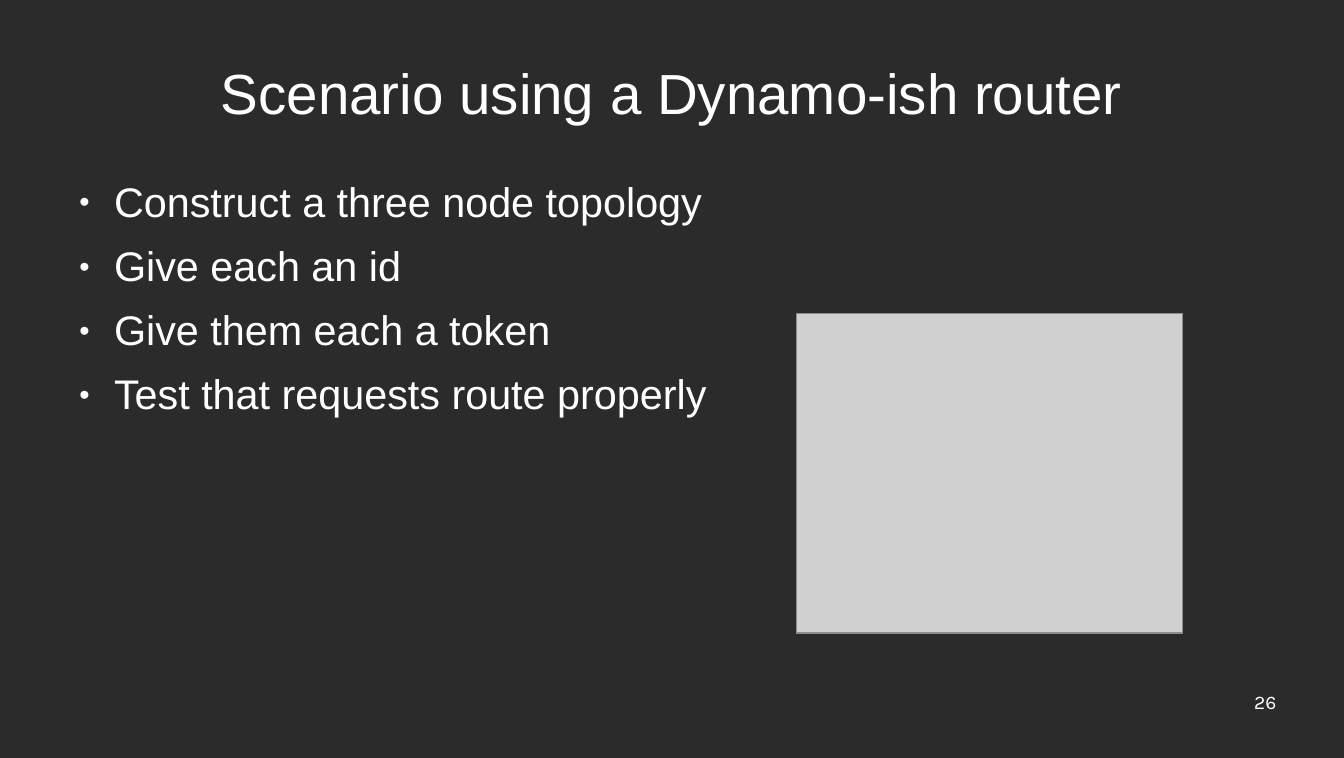
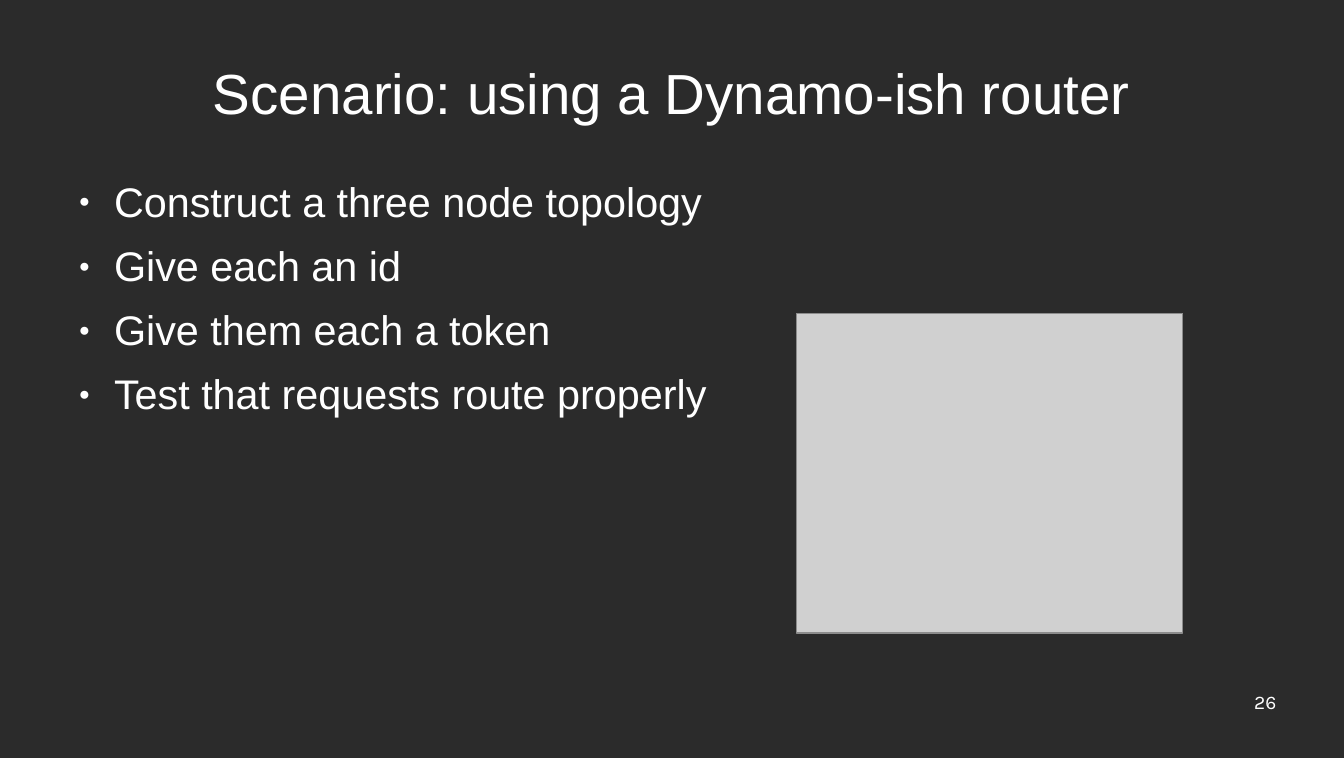
Before and after one commit to edwardcapriolo/nibiru, a slide deck: slide 26 of hexagons.ppt. Drawn at 1344x758 pixels with LibreOffice and Linux fonts; fonts in the diff are those of the drawing; grey boxes stand for pictures; background and template pictures are left out; a plain dark background stands for a picture behind light text. Boxes give left, top, right and bottom in pixels: in the first picture for what was removed or moved away, otherwise in the second. Text is boxed around its words. In the diff, an @@ line names an element or a change of style, - is before the commit and + after.

```diff
--- a/hexagons.ppt
+++ b/hexagons.ppt
@@ title at (213,73,1130,124): text changed @@
-Scenario using a Dynamo-ish router
+Scenario: using a Dynamo-ish router
```
Also in this commit, not shown: 7 other slides changed, 1 slide added, 2 slides removed.
